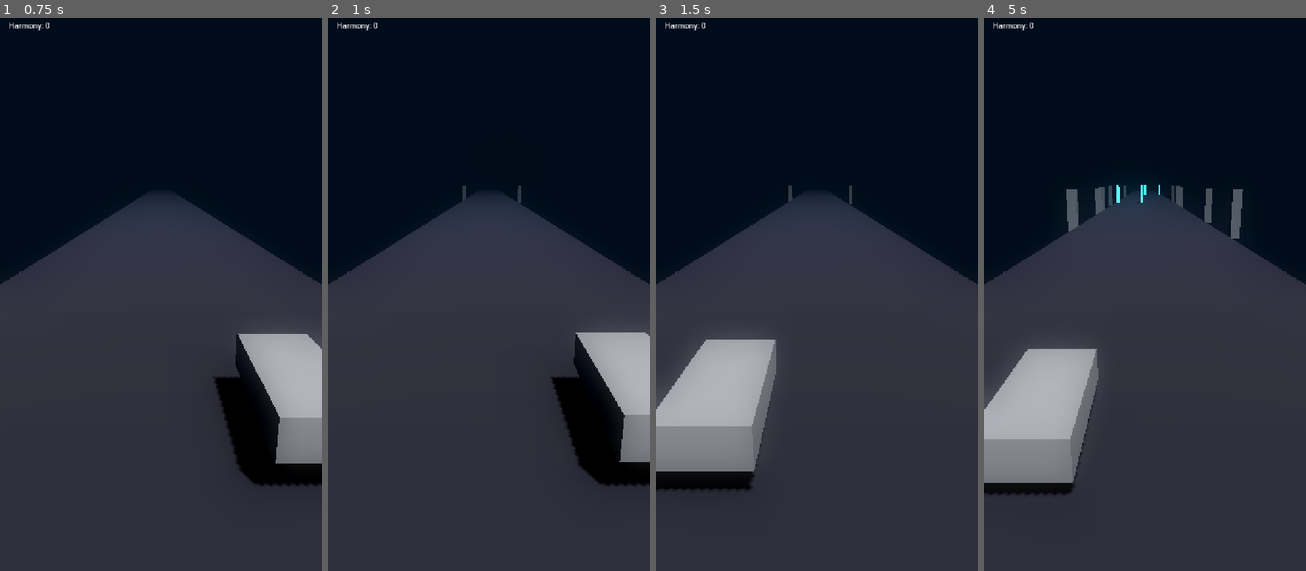
Above: before the commit, frames 1-4 (left to right).
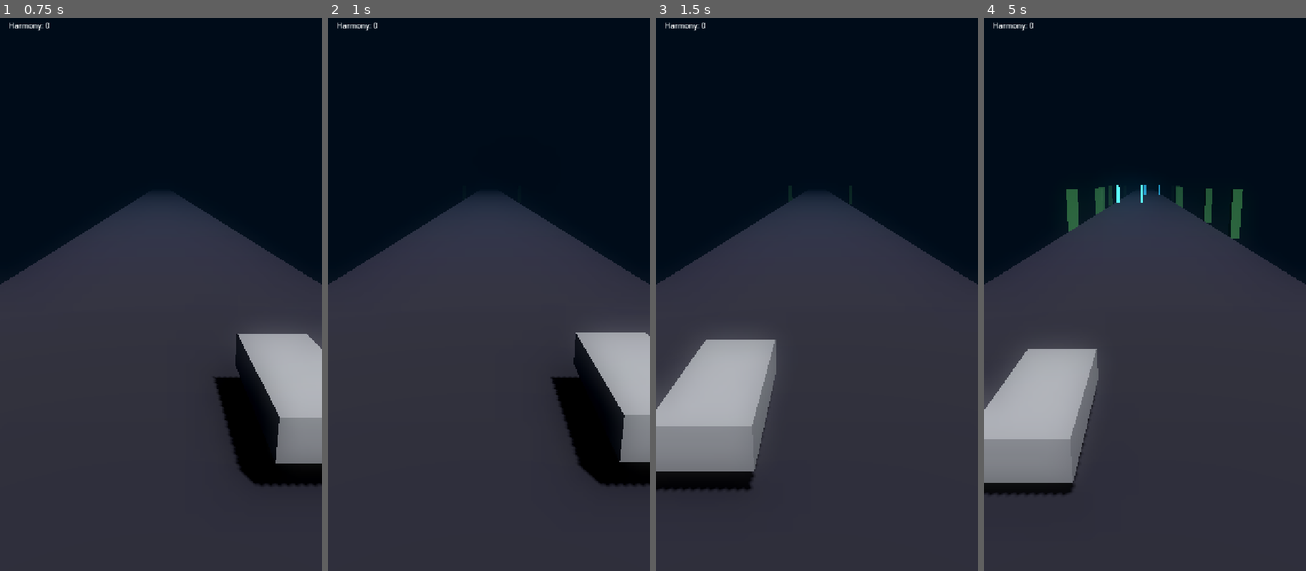
Above: after the commit, the same moments.

Repository: rooshimadethis/just-a-chill-drive
Game: Godot game, scene res://scenes/game.tscn
Two runs of this game, one before a commit and one after it. Both use one fixed random seed, a clock stepped at 60 frames per second and the inputs below.
Inputs (mouse positions are in pixels of both pictures, inside the frame that each line leads up to):
- Up to frame 1 (0.75 s): move the mouse to (231, 255) at 0.52 s; click (231, 255) at 0.67 s
- Up to frame 2 (1 s): no input
- Up to frame 3 (1.5 s): tap Enter at 1.25 s; drag from (752, 311) to (800, 399) at 1.27 s
- Up to frame 4 (5 s): move the mouse to (1177, 156) at 2.02 s; click (1177, 156) at 2.17 s; drag from (1128, 399) to (1048, 200) at 2.77 s; move the mouse to (1241, 371) at 3.52 s; click (1241, 371) at 3.67 s; drag from (1048, 200) to (1096, 139) at 4.27 s

Frame 1 is identical in both runs. In frame 2, less than 0.1% of the frame differs, in the area x 41-60%, y 30-34%; in frame 3, less than 0.1%; in frame 4, 0.9%, in the area x 25-81%, y 30-40%.

Commit message:
okeyy minimal pop in

Diff:
--- a/scenes/gate.tscn
+++ b/scenes/gate.tscn
@@ -9,7 +9,8 @@
 size = Vector3(3, 2, 0.5)
 
 [sub_resource type="StandardMaterial3D" id="StandardMaterial3D_glow"]
-albedo_color = Color(0.2, 0.8, 1, 1)
+albedo_color = Color(0.2, 0.8, 1, 0)
+transparency = 1
 emission_enabled = true
 emission = Color(0.2, 0.8, 1, 1)
 emission_energy_multiplier = 2.0
--- a/scripts/gate.gd
+++ b/scripts/gate.gd
@@ -8,13 +8,28 @@
 	# Find GameManager in the scene tree (assuming it's at /root/Game/GameManager)
 	game_manager = get_node("/root/Game/GameManager")
 
+	# Duplicate materials so each gate has its own instance
+	if has_node("LeftPillar"):
+		var left_mat = $LeftPillar.get_surface_override_material(0)
+		if left_mat:
+			$LeftPillar.set_surface_override_material(0, left_mat.duplicate())
+
+	if has_node("RightPillar"):
+		var right_mat = $RightPillar.get_surface_override_material(0)
+		if right_mat:
+			$RightPillar.set_surface_override_material(0, right_mat.duplicate())
+
+	# Initialize transparency immediately to avoid 1-frame pop-in
+	_update_transparency()
+
 func set_speed(new_speed):
 	speed = new_speed
 
 func set_special_color(color: Color):
 	# Create a new material for the special color
 	var mat = StandardMaterial3D.new()
-	mat.albedo_color = color
+	mat.albedo_color = Color(color.r, color.g, color.b, 0.0)  # Start invisible
+	mat.transparency = BaseMaterial3D.TRANSPARENCY_ALPHA
 	mat.emission_enabled = true
 	mat.emission = color
 	mat.emission_energy_multiplier = 3.0
@@ -25,21 +40,38 @@
 
 func _process(delta):
 	position.z += speed * delta
-
-	# Fade In Logic (Z: -120 -> -90)
-	# Transparency 1.0 is invisible, 0.0 is opaque
-	var fade_alpha = smoothstep(-90, -120, position.z)
-	_set_transparency(fade_alpha)
+	_update_transparency()
 
 	if position.z > 10:
 		queue_free()
 
+func _update_transparency():
+	# Map Z from -120 (start) to -90 (end of fade)
+	# At -120: should be 1.0 (invisible)
+	# At -90: should be 0.0 (opaque)
+
+	var start_z = -120.0
+	var end_z = -90.0
+
+	# Linear interpolation factor (0.0 at start, 1.0 at end)
+	var t = clamp((position.z - start_z) / (end_z - start_z), 0.0, 1.0)
+	var alpha = 1.0 - t # Invert for transparency
+
+	_set_transparency(alpha)
+
 func _set_transparency(alpha: float):
-	# Apply transparency to children meshes
+	# Apply transparency to children meshes via material
 	if has_node("LeftPillar"):
-		$LeftPillar.transparency = alpha
+		var pillar = $LeftPillar
+		var mat = pillar.get_surface_override_material(0)
+		if mat:
+			mat.albedo_color.a = 1.0 - alpha  # alpha 1.0 = invisible, so we invert
 	if has_node("RightPillar"):
-		$RightPillar.transparency = alpha
+		var pillar = $RightPillar
+		var mat = pillar.get_surface_override_material(0)
+		if mat:
+			mat.albedo_color.a = 1.0 - alpha
+
 
 
 func _on_area_entered(area):
--- a/scripts/tree_spawner.gd
+++ b/scripts/tree_spawner.gd
@@ -16,8 +16,14 @@
 		tree.position.z += scroll_speed * delta
 
 		# Fade In Logic (Z: -120 -> -90)
-		var fade_alpha = smoothstep(-90, -120, tree.position.z)
-		tree.transparency = fade_alpha
+		var start_z = -120.0
+		var end_z = -90.0
+		var t = clamp((tree.position.z - start_z) / (end_z - start_z), 0.0, 1.0)
+
+		# Set alpha via material
+		var mat = tree.get_surface_override_material(0)
+		if mat:
+			mat.albedo_color.a = t  # t goes from 0.0 (invisible) to 1.0 (opaque)
 
 		# Delete only when well behind camera
 		if tree.position.z > 10:
@@ -48,7 +54,13 @@
 	var mesh = BoxMesh.new()
 	mesh.size = Vector3(1, 5, 1) # Tall box
 	mesh_inst.mesh = mesh
-	# No material for now, will be white/gray default
+
+	# Create material with transparency
+	var mat = StandardMaterial3D.new()
+	mat.albedo_color = Color(0.3, 0.6, 0.3, 0.0)  # Start invisible (alpha = 0.0)
+	mat.transparency = BaseMaterial3D.TRANSPARENCY_ALPHA
+	mesh_inst.set_surface_override_material(0, mat)
+
 	# Lift it up so it sits on ground (height/2)
 	mesh_inst.position.y = 2.5
 	return mesh_inst
